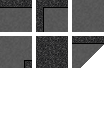
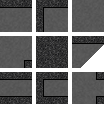
Layer changes from the first 108×128 image to the second:
added layer "Layer 2 copy 2" above "Layer 2" over [36, 72, 68, 104]
added layer "Layer 1 copy 3" above "Layer 1" over [0, 72, 32, 104]
added layer "Layer 4 copy 2" over [72, 72, 104, 104]
